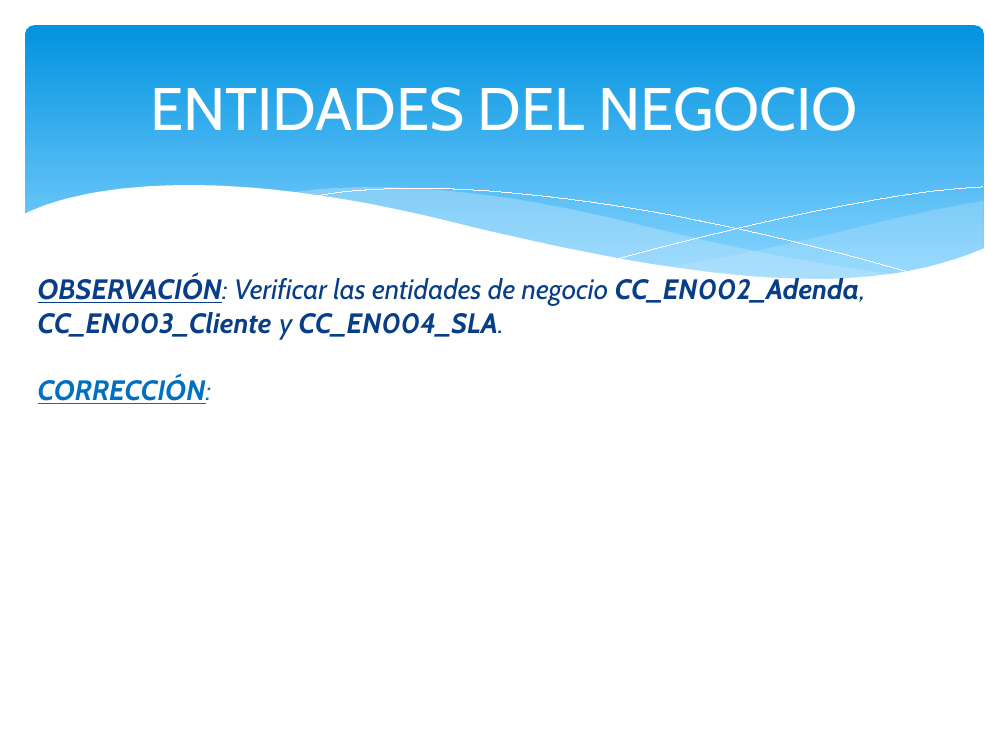
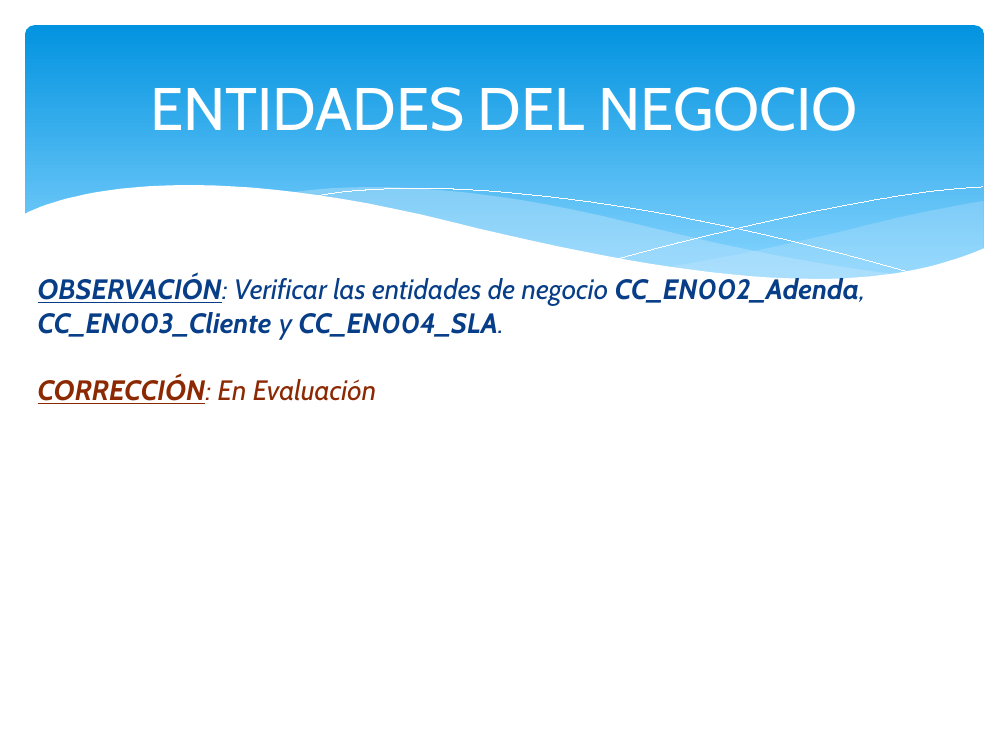
Before and after one commit to orlysemperfi/tp2-contratos-clientes, a slide deck: slide 13 of DOCUMENTOS TP1/PPT SUB-ITERACION I_v1.0.pptx. Drawn at 1008x756 pixels with LibreOffice and Linux fonts; fonts in the diff are those of the drawing. Boxes give left, top, right and bottom in pixels: in the first picture for what was removed or moved away, otherwise in the second. Text is boxed around its words. In the diff, an @@ line names an element or a change of style, - is before the commit and + after.

```diff
--- a/DOCUMENTOS TP1/PPT SUB-ITERACION I_v1.0.pptx
+++ b/DOCUMENTOS TP1/PPT SUB-ITERACION I_v1.0.pptx
@@ text at (38, 377, 376, 404): text changed; text colour #0070C0 to #8C2902; bold off @@
-CORRECCIÓN:
+CORRECCIÓN: En Evaluación
```
Also in this commit, not shown: 5 other slides changed.
